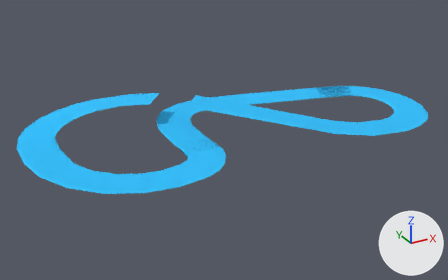
Renders of the OBJ model assets/models/track/tracksurface.obj from each side of a commit.
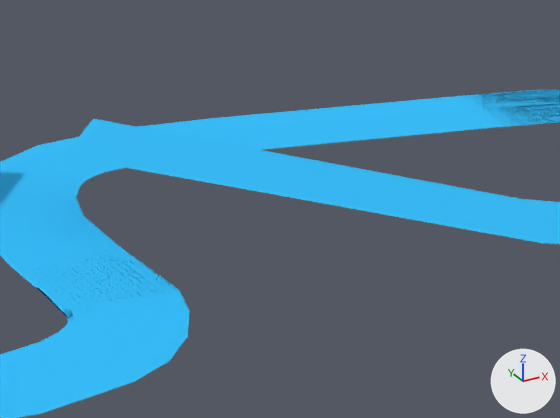
Old and new are each drawn whole from a 50 mm camera at (-27.6, -42.7, 20.5) aimed at (-3.7, 0.7, -1.2) and again close up on the part from 37% to 76% of the width and 21% to 67% of the height. Lighting does not change. The marker at lower right points along +X, +Y and +Z. Where no turn or scale is listed for an object, it has been applied to the vertices.

The first close-up shows 'tracksurface'.
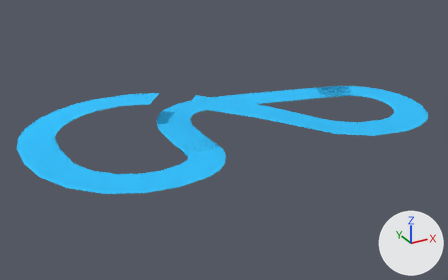
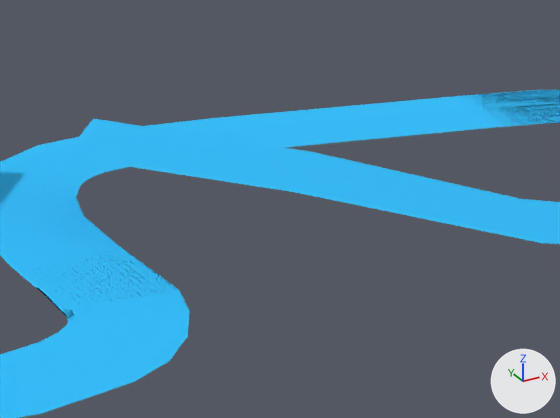
Pixel boxes [x1, y1, x2, y2] of what changed, in the close-ups (560 x 418 px):
part 1 of me_tracksurface, built on (blue)
    after: [0, 119, 541, 243]

What changed in the scene script:
```text
Change me_tracksurface:
    used by ob_tracksurface; location = (0.0, 0.0, 0.0)
    remove me_tracksurface.from_pydata(...)  # 3462 vertices, 6763 faces; spans x -20.4..15.7, y -7.5..9.7, z 0.0..2.1
    add me_tracksurface.from_pydata(...)  # 3531 vertices, 6891 faces; spans x -20.4..15.7, y -7.5..9.7, z 0.0..2.1
    me_tracksurface part 1: 3 vertices moved within x -9.6..-8.5, y 4.8..8.0, z 1.7..2.0; 57 vertices added at x -6.6..-0.1, y -2.2..7.6, z 0.0..2.1
```
